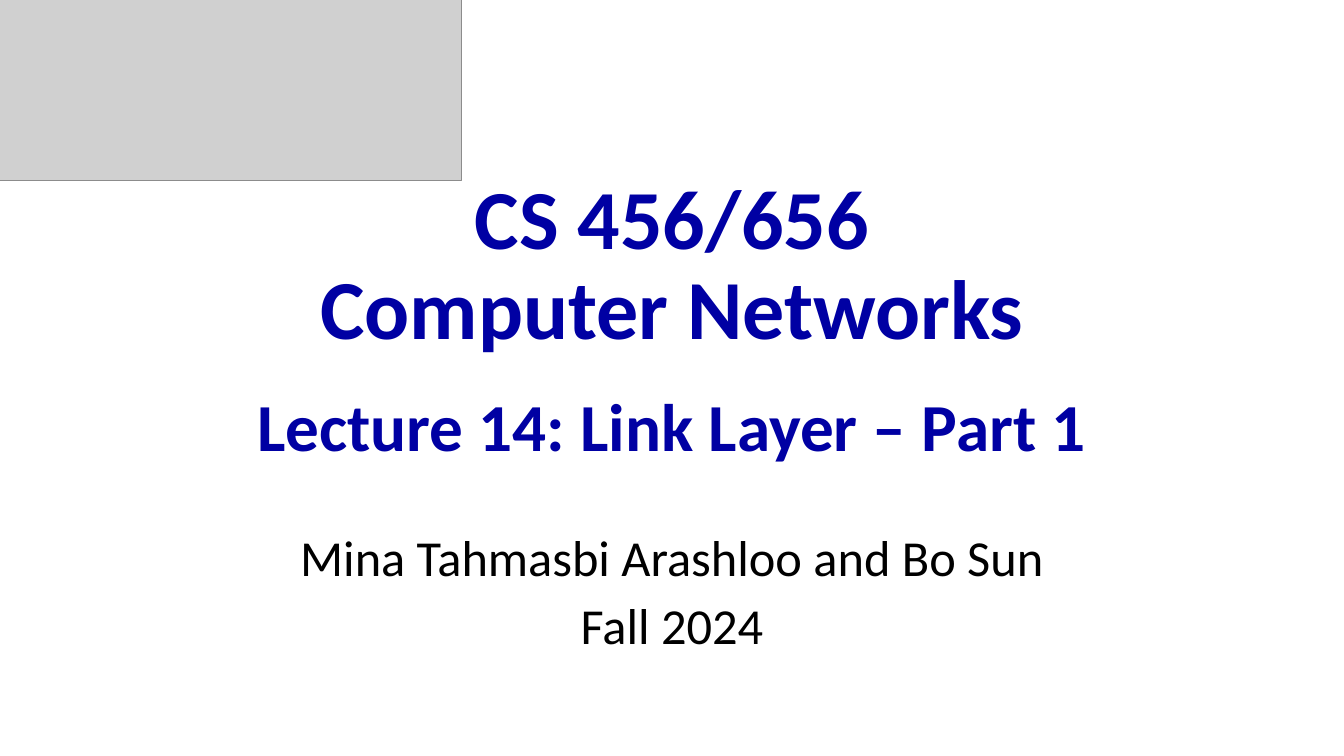
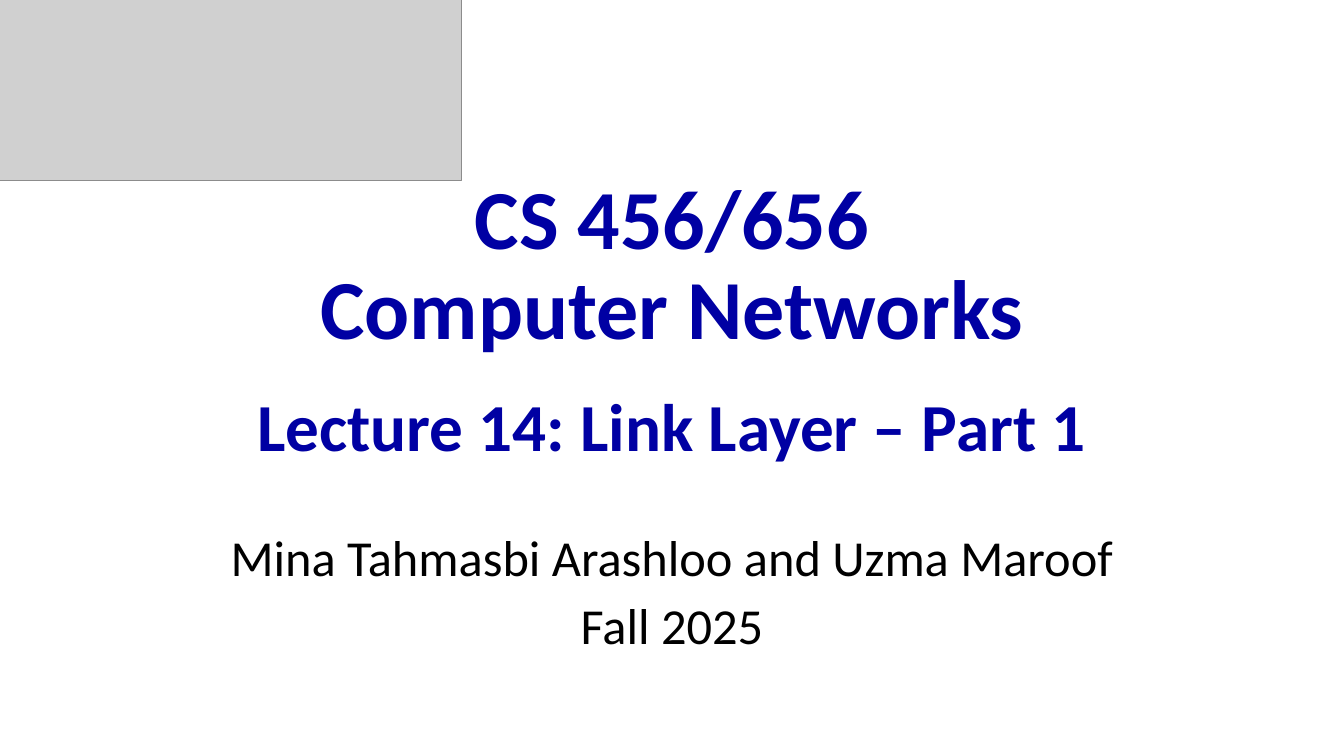
Before and after one commit to minmit/webpage, a slide deck: slide 1 of courses/CS456-F25/lectures/lec14.pptx. Drawn at 1344x756 pixels with LibreOffice and Linux fonts; fonts in the diff are those of the drawing; grey boxes stand for pictures. Boxes give left, top, right and bottom in pixels: in the first picture for what was removed or moved away, otherwise in the second. Text is boxed around its words. In the diff, an @@ line names an element or a change of style, - is before the commit and + after.

```diff
--- a/courses/CS456-F25/lectures/lec14.pptx
+++ b/courses/CS456-F25/lectures/lec14.pptx
@@ subtitle at [231,541,1112,645]: text changed @@
-Mina Tahmasbi Arashloo and Bo Sun
-Fall 2024
+Mina Tahmasbi Arashloo and Uzma Maroof
+Fall 2025
```
Also in this commit, not shown: 1 other file.
